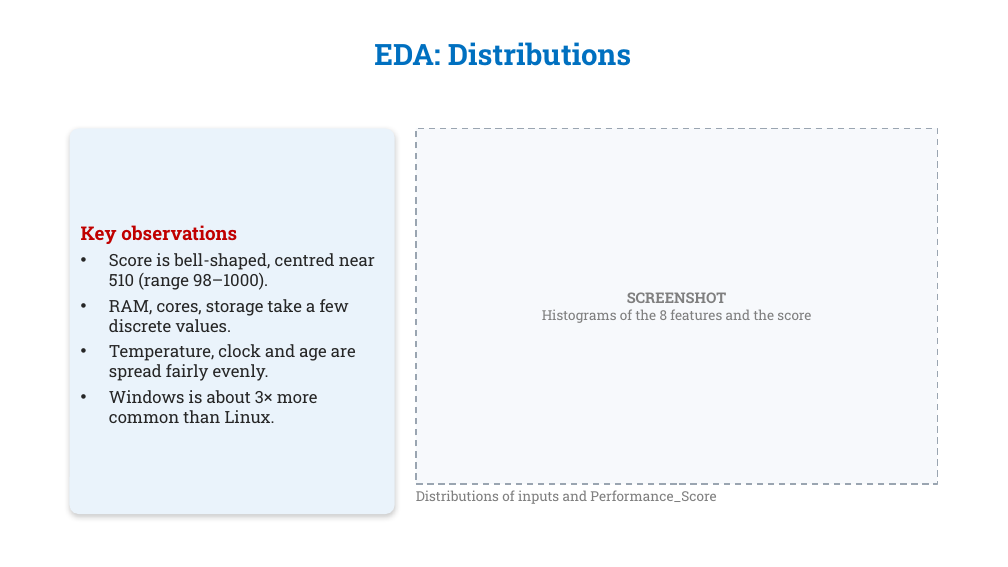
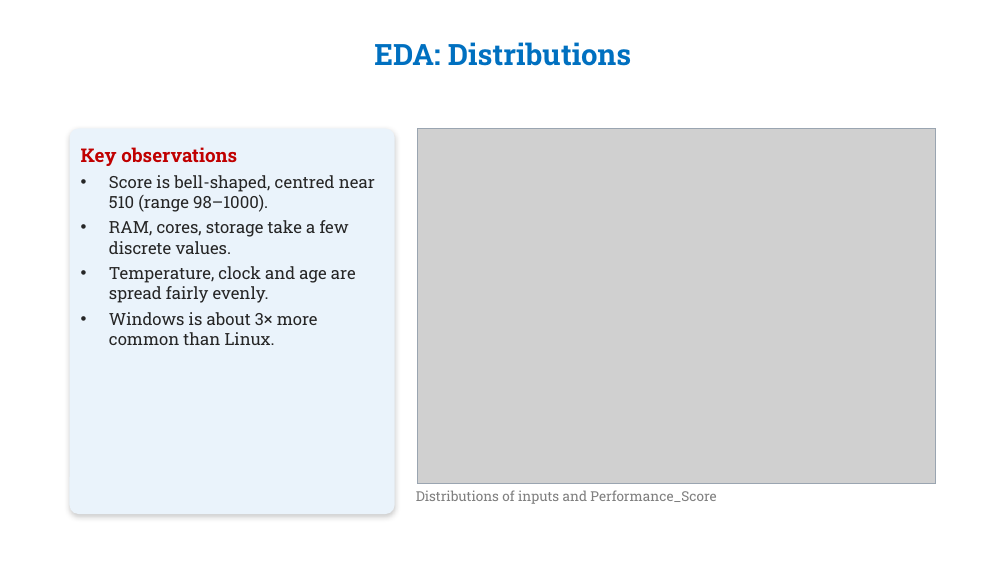
Before and after one commit to Sashankdeva/PC_Performance_Predictor, a slide deck: slide 12 of PC_Performance_Predictor_ML_Review.pptx. Drawn at 1008x567 pixels with LibreOffice and Linux fonts; fonts in the diff are those of the drawing; grey boxes stand for pictures; background and template pictures are left out. Boxes give left, top, right and bottom in pixels: in the first picture for what was removed or moved away, otherwise in the second. Text is boxed around its words. In the diff, an @@ line names an element or a change of style, - is before the commit and + after.

```diff
--- a/PC_Performance_Predictor_ML_Review.pptx
+++ b/PC_Performance_Predictor_ML_Review.pptx
@@ rounded rectangle "Key observations" at bbox=[70, 129, 395, 514]: vertical alignment middle to top @@
@@ rectangle at bbox=[417, 129, 935, 484]: fill #F7F9FC to none; outline #9AA5B1 1.5 pt dashed to #9AA5B1 0.75 pt @@
@@ picture added at bbox=[417, 129, 935, 484] @@
@@ text in rectangle at bbox=[542, 292, 811, 323]: text removed @@
-SCREENSHOT
-Histograms of the 8 features and the score
```
Also in this commit, not shown: 22 other slides changed, 1 slide added, 4 other files.
